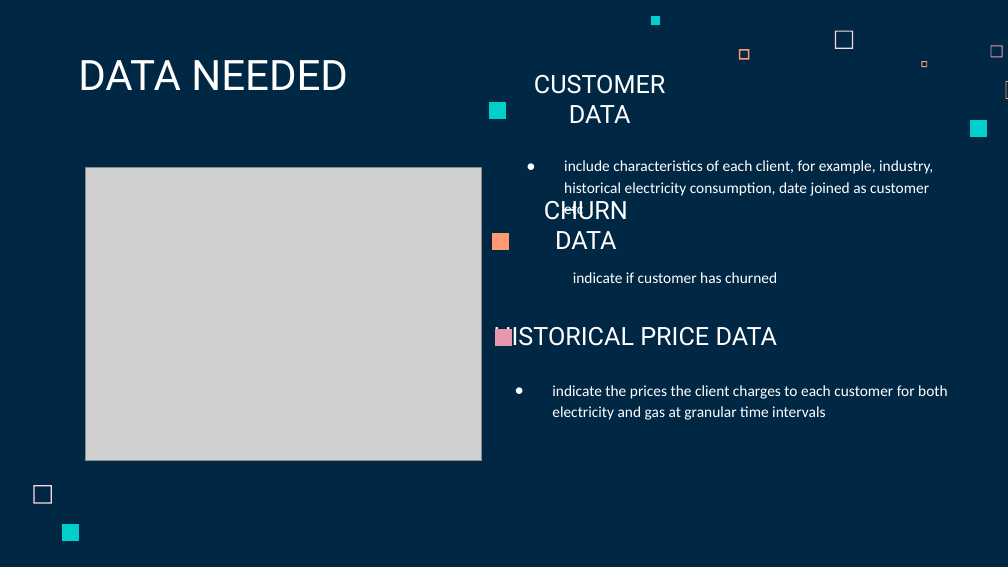
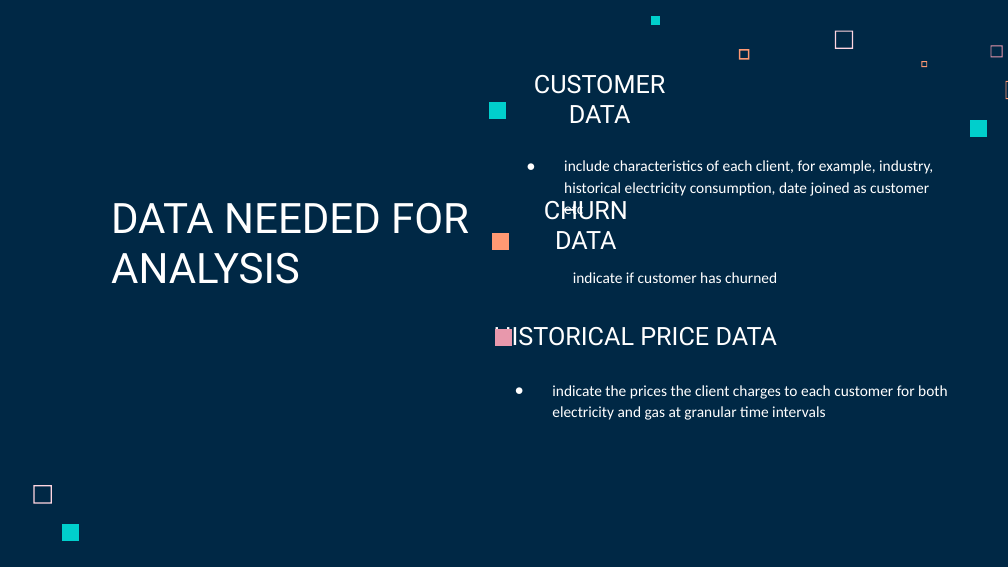
Before and after one commit to jakeye25/datascience, a slide deck: slide 7 of BCG case/Capstone Project Presentation.pptx. Drawn at 1008x567 pixels with LibreOffice and Linux fonts; fonts in the diff are those of the drawing; grey boxes stand for pictures. Boxes give left, top, right and bottom in pixels: in the first picture for what was removed or moved away, otherwise in the second. Text is boxed around its words. In the diff, an @@ line names an element or a change of style, - is before the commit and + after.

```diff
--- a/BCG case/Capstone Project Presentation.pptx
+++ b/BCG case/Capstone Project Presentation.pptx
@@ picture removed at <box>86,167,482,461</box> @@
@@ title at <box>111,202,469,284</box>: text changed @@
-DATA NEEDED
+DATA NEEDED FOR
+ANALYSIS
```
Also in this commit, not shown: 6 other slides changed, 5 slides added, 1 slide removed.
